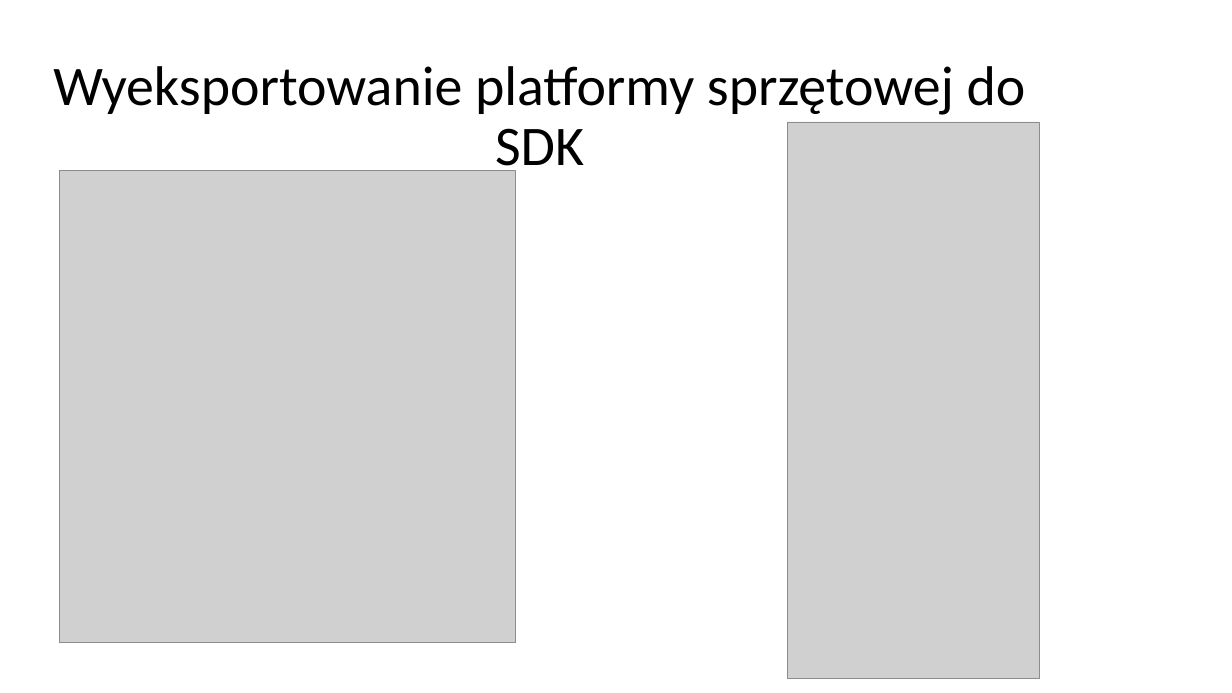
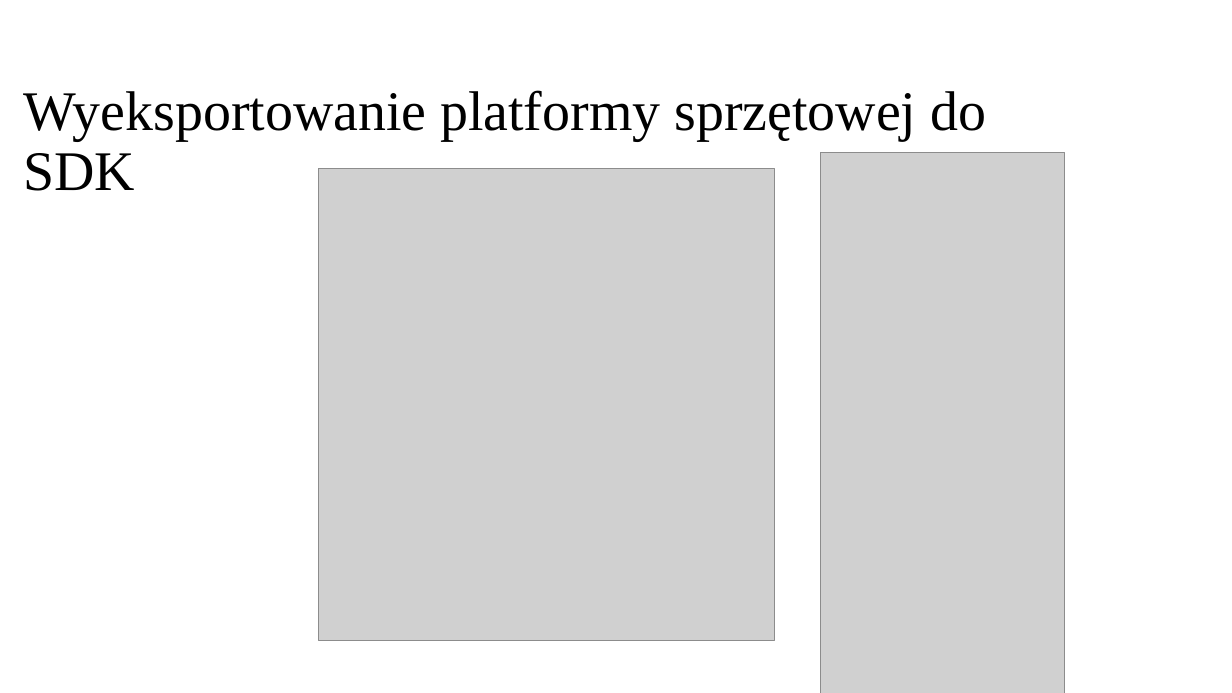
Before and after one commit to fraczpa22/SDUP_BWT_transformata, a slide deck: slide 7 of mpims_Paweł_Frączkiewicz.ppt. Drawn at 1232x693 pixels with LibreOffice and Linux fonts; fonts in the diff are those of the drawing; grey boxes stand for pictures; background and template pictures are left out. Boxes give left, top, right and bottom in pixels: in the first picture for what was removed or moved away, otherwise in the second. Text is boxed around its words. In the diff, an @@ line names an element or a change of style, - is before the commit and + after.

```diff
--- a/mpims_Paweł_Frączkiewicz.ppt
+++ b/mpims_Paweł_Frączkiewicz.ppt
@@ title "Wyeksportowanie platformy sprzętowej do SDK": place and size @@
-title "Wyeksportowanie platformy sprzętowej do SDK" at box(53, 66, 1026, 179)
+title "Wyeksportowanie platformy sprzętowej do SDK" at box(23, 90, 986, 191)
@@ title "Wyeksportowanie platformy sprzętowej do SDK" at box(23, 90, 986, 191): font Calibri to Times New Roman; alignment centre to left @@
@@ picture: place and size @@
-picture at box(60, 171, 515, 643)
+picture at box(319, 169, 774, 641)
@@ picture: place and size @@
-picture at box(788, 122, 1039, 678)
+picture at box(821, 153, 1065, 693)
```
Also in this commit, not shown: 7 other slides changed.
